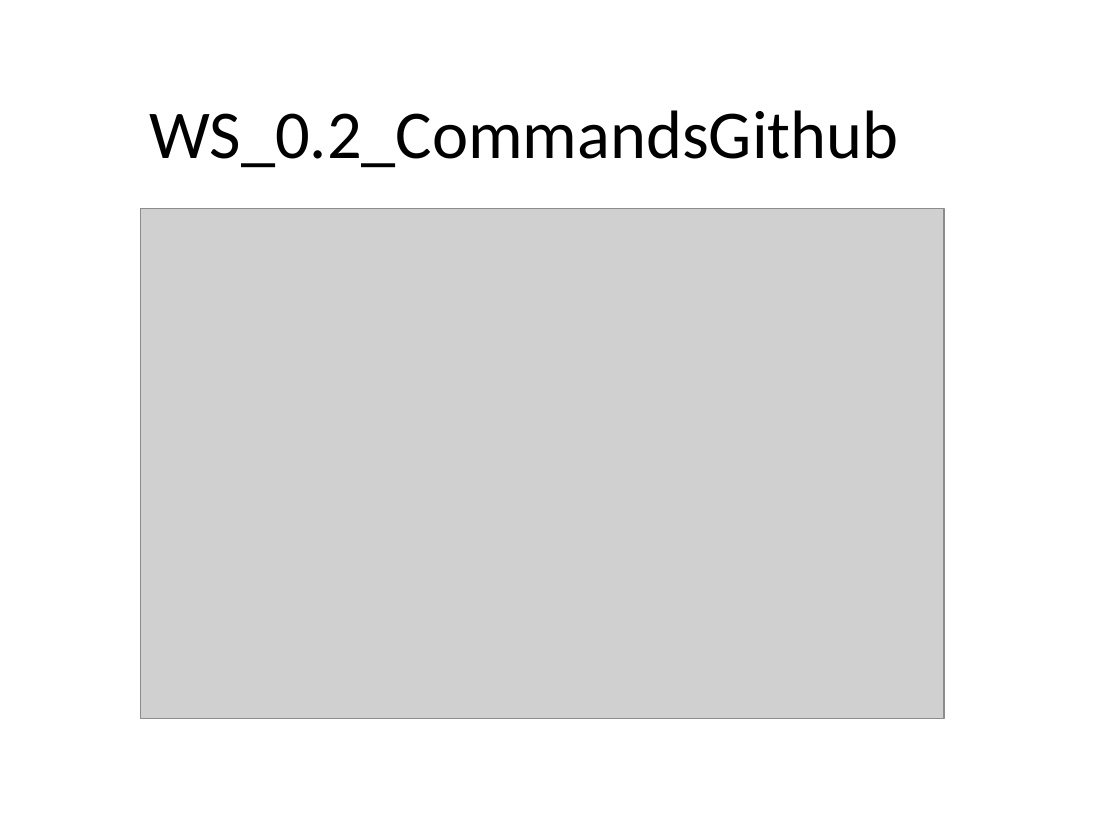
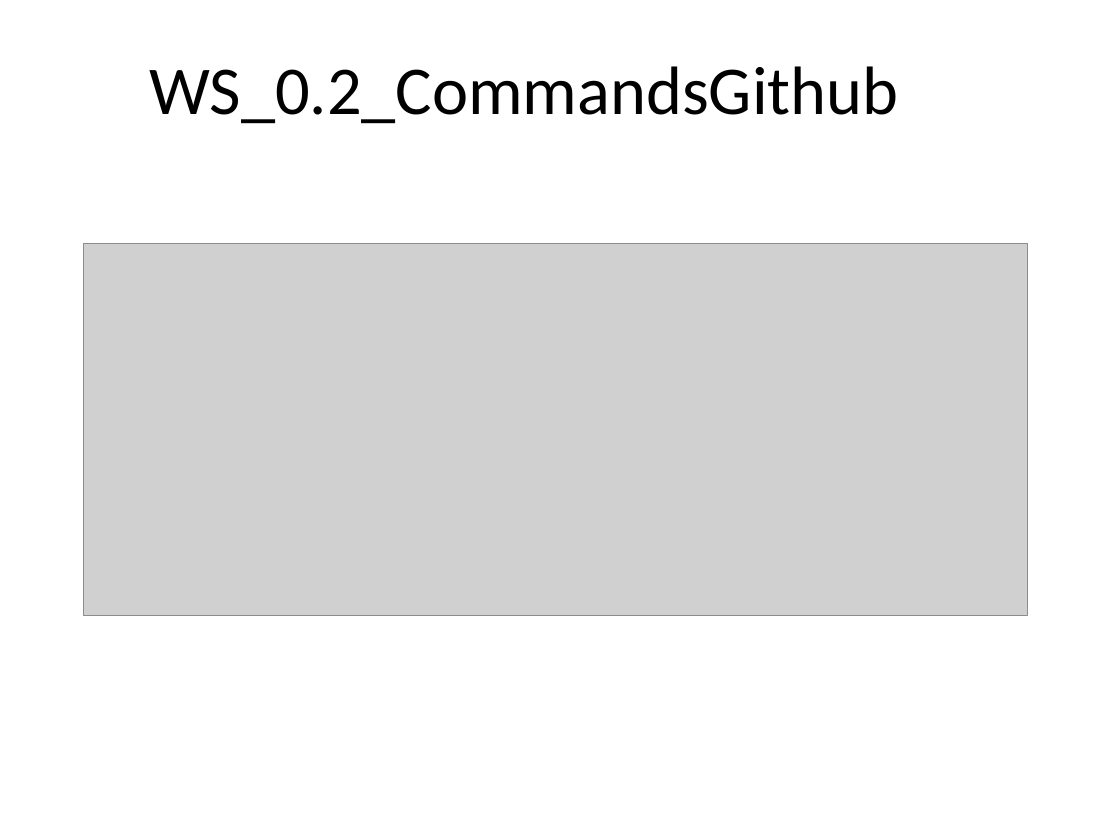
Before and after one commit to camilateran/P.O.O.2963, a slide deck: slide 1 of Workshops/WS_0.2_CommandsGithub.pptx. Drawn at 1120x840 pixels with LibreOffice and Linux fonts; fonts in the diff are those of the drawing; grey boxes stand for pictures. Boxes give left, top, right and bottom in pixels: in the first picture for what was removed or moved away, otherwise in the second. Text is boxed around its words. In the diff, an @@ line names an element or a change of style, - is before the commit and + after.

```diff
--- a/Workshops/WS_0.2_CommandsGithub.pptx
+++ b/Workshops/WS_0.2_CommandsGithub.pptx
@@ text "WS_0.2_CommandsGithub" at <box>149,66,898,124</box>: vertical alignment middle to top @@
@@ picture: place and size @@
-picture at <box>141,208,944,719</box>
+picture at <box>84,244,1028,616</box>
```
Also in this commit, not shown: 2 slides added, 2 slides removed, 4 other files.
